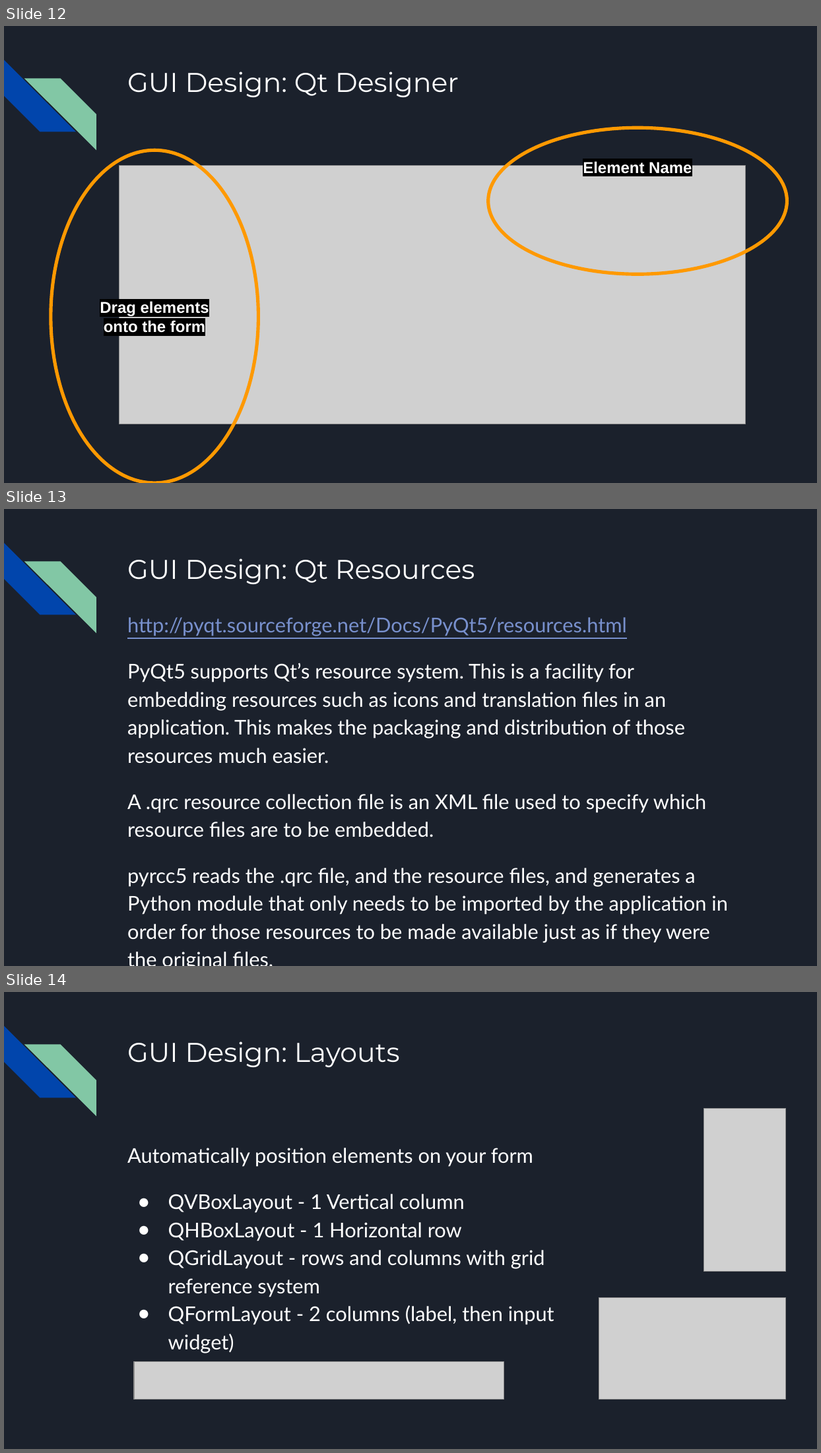
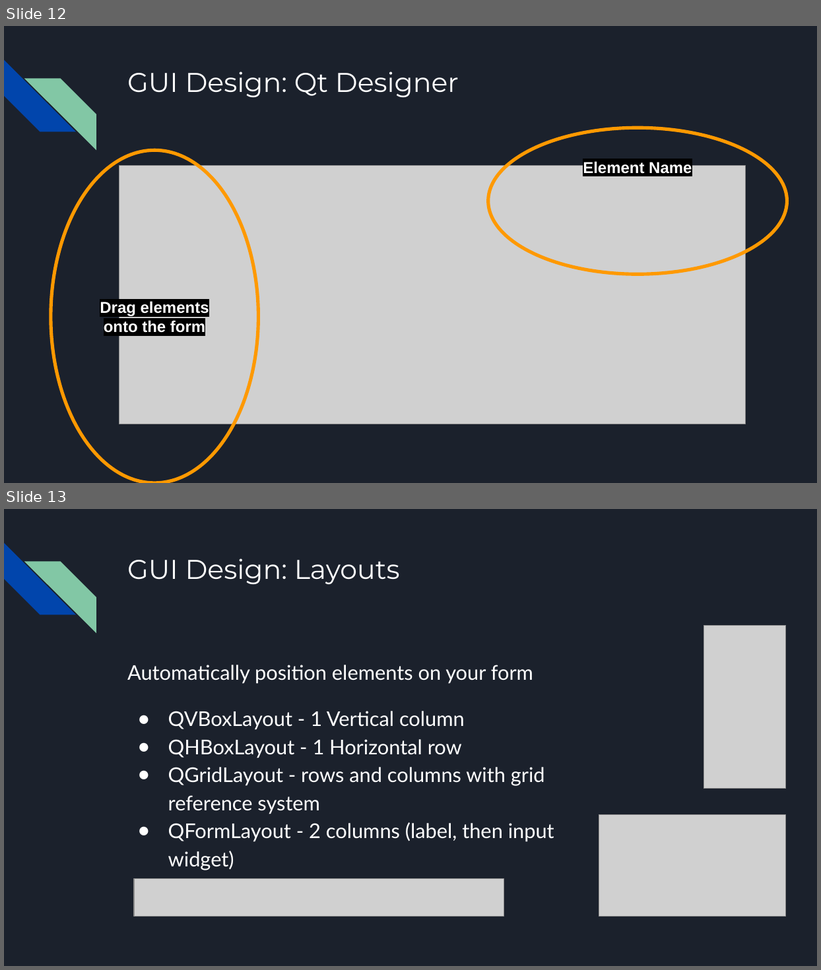
Before and after one commit to jonahsullivan/InteractiveProgrammingPresentation, a slide deck: Interactive Python with PyQt.pptx. Shown one above the other, each under a label of ours: slides 12, 13 and 14 before the commit, slides 12 and 13 after it. The pictures are 821x1453 and 821x970 pixels, drawn with LibreOffice and Linux fonts; fonts in the diff are those of the drawing; grey boxes stand for pictures. Boxes give left, top, right and bottom in pixels: in the first picture for what was removed or moved away, otherwise in the second. Text is boxed around its words. In the diff, an @@ line names an element or a change of style, - is before the commit and + after.

```diff
--- a/Interactive Python with PyQt.pptx
+++ b/Interactive Python with PyQt.pptx
@@ slide 13 removed at (4,509,817,966), background #1B212C; not listed: 2 template elements that a slide beside it also shows @@
@@ title removed at (127,559,475,584) @@
-GUI Design: Qt Resources
@@ text removed at (127,617,728,943) @@
-http://pyqt.sourceforge.net/Docs/PyQt5/resources.html
-PyQt5 supports Qt’s resource system. This is a facility for embedding resources such as icons and translation files in an application. This makes the packaging and distribution of those resources much easier.
-A .qrc resource collection file is an XML file used to specify which resource files are to be embedded.
-pyrcc5 reads the .qrc file, and the resource files, and generates a Python module that only needs to be imported by the application in order for those resources to be made available just as if they were the original files.
@@ what was slide 14 is now slide 13 @@
```
Also in this commit, not shown: 1 slide changed.
